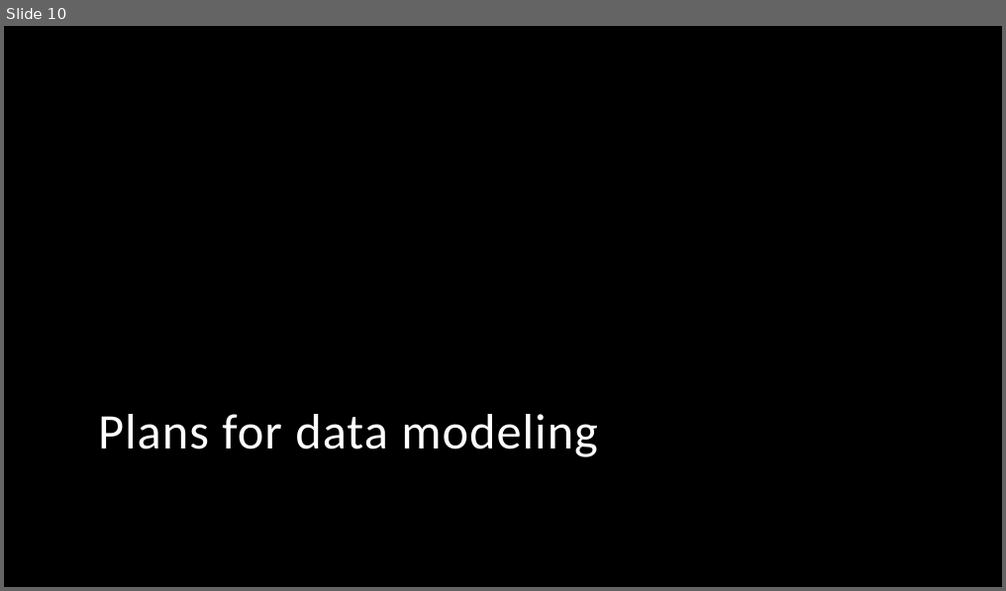
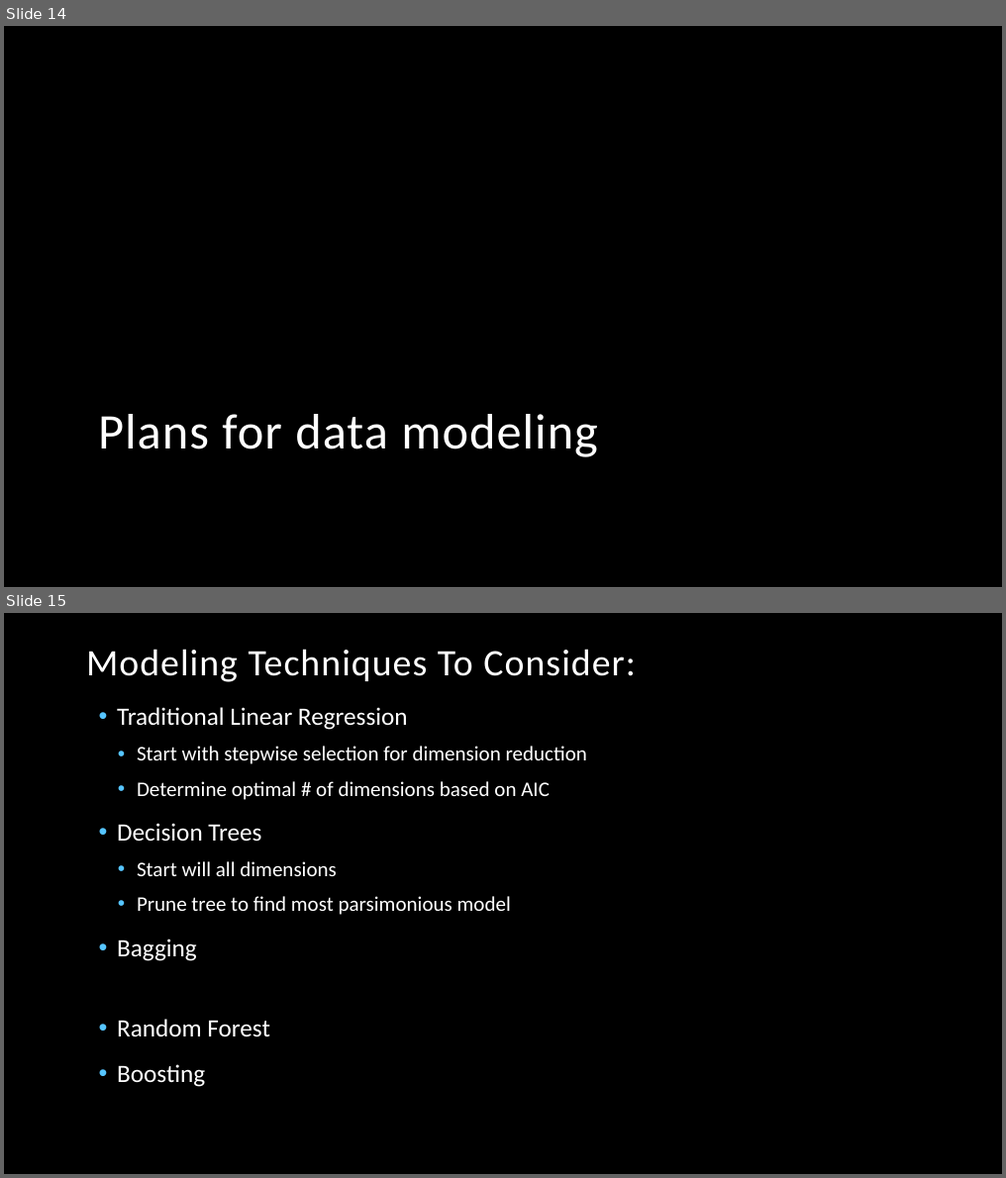
Before and after one commit to Nashavi/Rossman-Sales-Predition, a slide deck: Rossman Project.pptx. Shown one above the other, each under a label of ours: slide 10 before the commit, slides 14 and 15 after it. The pictures are 1006x591 and 1006x1178 pixels, drawn with LibreOffice and Linux fonts; fonts in the diff are those of the drawing; background and template pictures are left out. Boxes give left, top, right and bottom in pixels: in the first picture for what was removed or moved away, otherwise in the second. Text is boxed around its words. In the diff, an @@ line names an element or a change of style, - is before the commit and + after.

```diff
--- a/Rossman Project.pptx
+++ b/Rossman Project.pptx
@@ slide 15 added at (x1=4, y1=613, x2=1002, y2=1174), background picture (left out) @@
@@ title added at (x1=86, y1=649, x2=635, y2=682), 36 pt, text #FFFFFF @@
+Modeling Techniques To Consider:
@@ text added at (x1=117, y1=707, x2=587, y2=1087), 20 pt, text #FFFFFF @@
+• Traditional Linear Regression
+  • Start with stepwise selection for dimension reduction
+  • Determine optimal # of dimensions based on AIC
+• Decision Trees
+  • Start will all dimensions
+  • Prune tree to find most parsimonious model
+• Bagging
+• Random Forest
+• Boosting
@@ what was slide 10 is now slide 14 @@
```
Also in this commit, not shown: 7 other slides added, 3 slides removed, 1 other file.
